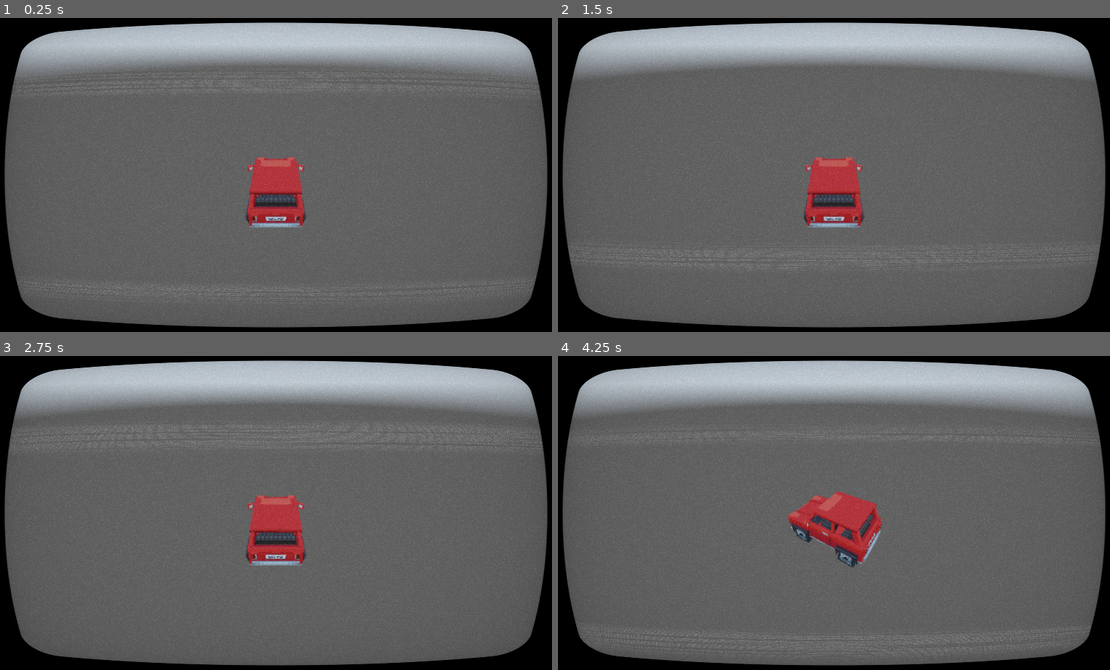
Above: before the commit, frames 1-4 (two rows, left to right).
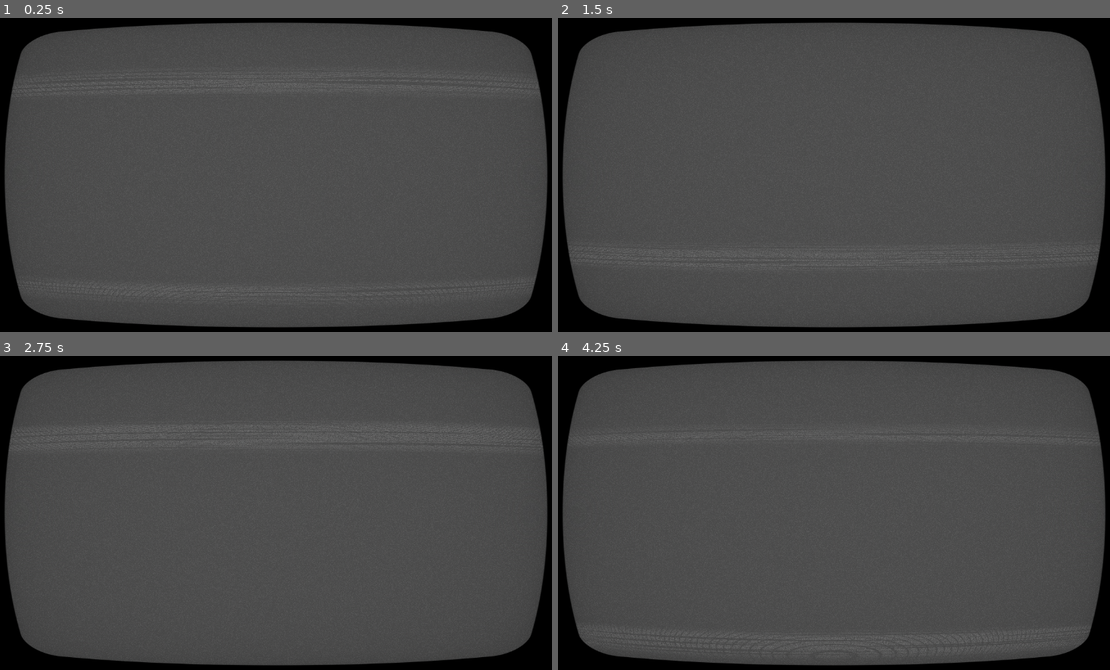
Above: after the commit, the same moments.

Repository: Calverin/Radio-Rideshare
Game: Godot game, scene res://Scenes/world.tscn
The game is run twice, just before and just after one commit, with the same random seed, the same clock (stepped at 60 frames per second) and the same inputs. This scene is started directly instead of the project's main scene. A sky picture missing from this copy of the repository is replaced by a grey-blue gradient.
Inputs:
- Up to frame 1 (0.25 s): no input
- Up to frame 2 (1.5 s): hold , (quick_right) 0.53-1.28 s; hold Space (honk) 0.53-1.28 s; hold Down (ui_down) from 1.28 s (still down); tap 1 (object_1) at 1.35 s
- Up to frame 3 (2.75 s): release Down (ui_down) at 2.03 s; hold , (quick_right) from 2.03 s (still down); tap 2 (object_2) at 2.1 s
- Up to frame 4 (4.25 s): release , (quick_right) at 2.78 s; hold Up (ui_up) 2.78-3.53 s; tap 0 (object_clear) at 2.85 s; hold Shift (drift_left) from 3.53 s (still down); hold Space (honk) from 3.53 s (still down)

The runs differ from the first frame. In frame 1, 27% of the frame differs, in the area x 0-100%, y 1-99%; in frame 2, 27%; in frame 3, 27%; in frame 4, 28%.
Error before the commit: Invalid access to property or key 'lanes' on a base object of type 'Nil'. (res://Scripts/car.gd:14)
Error after the commit: Invalid access to property or key 'title' on a base object of type 'Nil'. (res://Scripts/song.gd:7)

Commit message:
Fix lane offset

Diff:
--- a/Scenes/world.tscn
+++ b/Scenes/world.tscn
@@ -1,8 +1,7 @@
-[gd_scene load_steps=35 format=4 uid="uid://bp3hb20j374vw"]
+[gd_scene load_steps=34 format=4 uid="uid://bp3hb20j374vw"]
 
 [ext_resource type="Texture2D" uid="uid://n705qg6hd6ob" path="res://Assets/Skybox/skybox.exr" id="1_q8wfu"]
 [ext_resource type="Material" uid="uid://e58sm3dscnsb" path="res://Assets/Shaders/crt_shader.material" id="2_623nx"]
-[ext_resource type="PackedScene" uid="uid://c1klncb1e6jt8" path="res://Scenes/car.tscn" id="3_364ao"]
 [ext_resource type="PackedScene" uid="uid://j3un3pk121r3" path="res://Scenes/road.tscn" id="4_b20rt"]
 [ext_resource type="Script" path="res://Scripts/song.gd" id="5_h23w4"]
 
@@ -602,9 +601,6 @@
 
 [node name="Level" type="Node3D" parent="Shader"]
 
-[node name="Car" parent="Shader/Level" instance=ExtResource("3_364ao")]
-speed = 30
-
 [node name="Road" parent="Shader/Level" instance=ExtResource("4_b20rt")]
 transform = Transform3D(1, 0, 0, 0, 1, 0, 0, 0, 1, 0, -3.1, 0)
 mesh_library = SubResource("MeshLibrary_pcus3")
--- a/Scripts/Util/level_loader.gd
+++ b/Scripts/Util/level_loader.gd
@@ -5,6 +5,8 @@
 var size: int
 
 ## Objects
+var CAR = preload("res://Scenes/car.tscn")
+
 var TAP_NOTE = preload("res://Scenes/Notes/tap_note.tscn")
 var PARKED_CAR = preload("res://Scenes/Obstacles/parked_car.tscn")
 
@@ -50,6 +52,9 @@
 	return level
 
 func generate_level(grid: GridMap, level: Level) -> void:
+	# Insert car
+	add_sibling.call_deferred(CAR.instantiate())
+
 	size = int(grid.cell_scale)
 	var length = len(level.data)
 	## Generate level
--- a/Scripts/car.gd
+++ b/Scripts/car.gd
@@ -12,10 +12,10 @@
 
 func _ready():
 	lanes = LevelLoader.current_level.lanes
-	current_lane = lanes / 2
+	current_lane = ceil(float(lanes) / 2)
 	position.x = current_lane * 10
 
-func _process(delta: float):
+func _process(_delta: float):
 	if (Input.is_action_pressed("honk")):
 		for object in get_tree().get_nodes_in_group("taps"):
 			if(object.isactive()):
--- a/Scripts/tapnote.gd
+++ b/Scripts/tapnote.gd
@@ -1,18 +1,8 @@
 extends Node3D
 var active = true
 
-# Called when the node enters the scene tree for the first time.
-func _ready() -> void:
-	pass # Replace with function body.
-
-
-# Called every frame. 'delta' is the elapsed time since the previous frame.
-func _process(delta: float) -> void:
-	pass
-
 func isactive():
 	return active
-
 
 func score(playerbox):
 	if(get_node("Good").overlaps_area(playerbox)):
Not shown: 8 places in Assets/Tiles/coloredtiles.tres that only renumber resources
Not shown: 12 places in Scenes/world.tscn that only renumber resources
